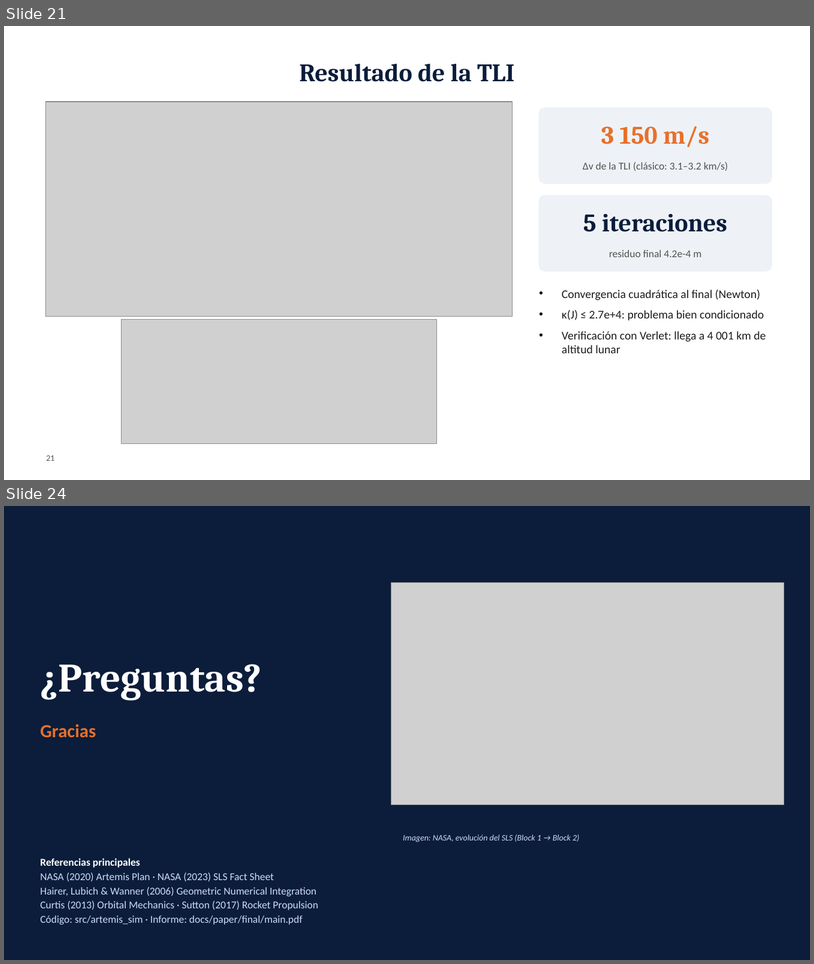
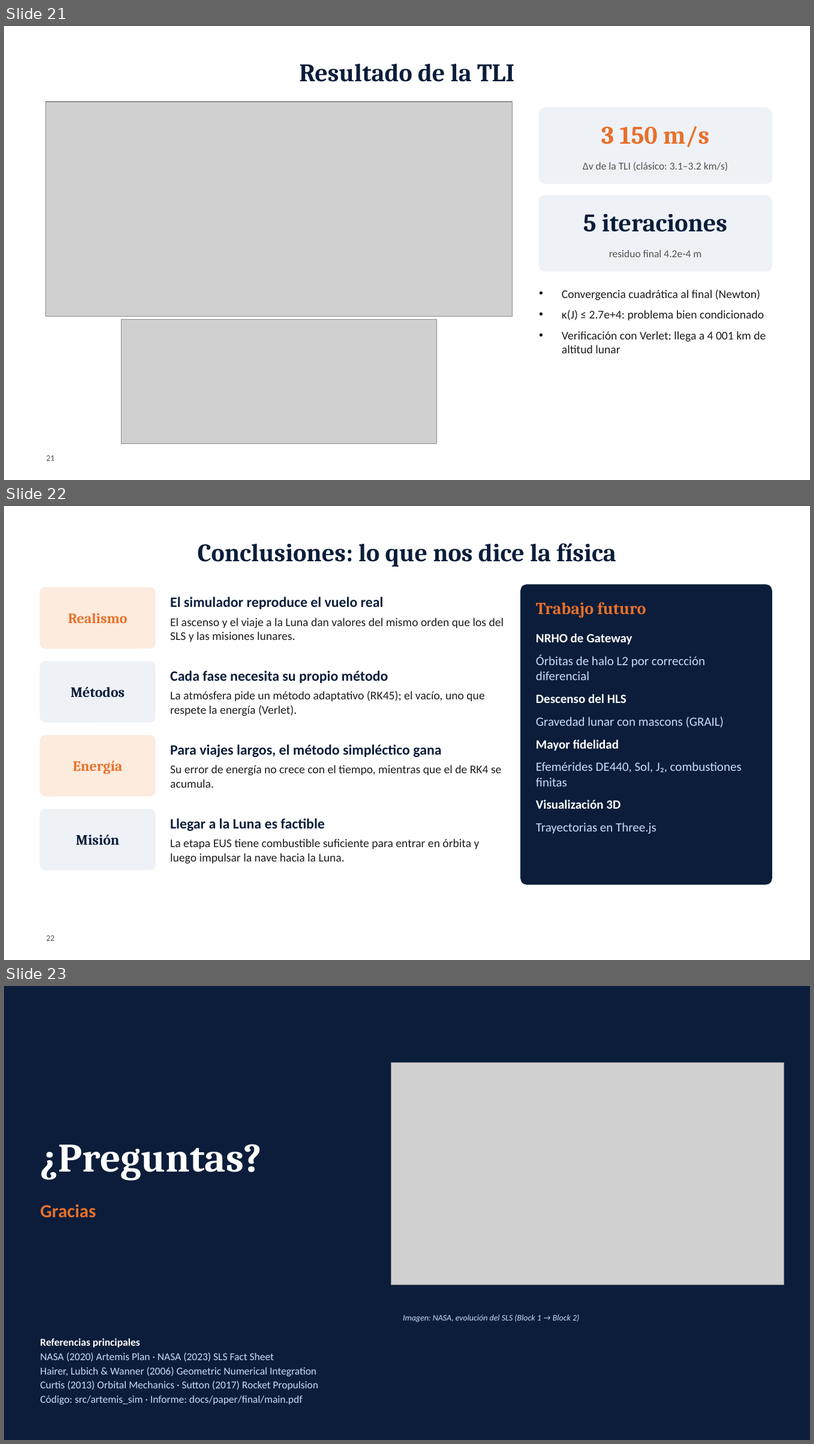
Before and after one commit to Mayday3003/ArtemisIV-flight-dynamics, a slide deck: docs/presentation/Artemis_IV_UdeM.pptx. Shown one above the other, each under a label of ours: slides 21 and 24 before the commit, slides 21, 22 and 23 after it; the slides between them are not shown. The pictures are 814x964 and 814x1444 pixels, drawn with LibreOffice and Linux fonts; fonts in the diff are those of the drawing; grey boxes stand for pictures; background and template pictures are left out. Boxes give left, top, right and bottom in pixels: in the first picture for what was removed or moved away, otherwise in the second. Text is boxed around its words. In the diff, an @@ line names an element or a change of style, - is before the commit and + after.

```diff
--- a/docs/presentation/Artemis_IV_UdeM.pptx
+++ b/docs/presentation/Artemis_IV_UdeM.pptx
@@ slide 22 added at [4, 506, 810, 960], background #FFFFFF @@
@@ title added at [198, 543, 617, 567], 30 pt, text #0B1D3A, bold @@
+Conclusiones: lo que nos dice la física
@@ rounded rectangle added at [40, 588, 155, 648], fill #FDEBDD, outline #FDEBDD 1 pt @@
@@ rounded rectangle added at [521, 585, 772, 884], fill #0B1D3A, outline #0B1D3A 1 pt @@
@@ text added at [68, 613, 128, 623], 17 pt, text #E8702A, bold @@
+Realismo
@@ text added at [170, 597, 384, 609], 17 pt, text #0B1D3A, bold @@
+El simulador reproduce el vuelo real
@@ text added at [536, 602, 646, 618], 20 pt, text #E8702A, bold @@
+Trabajo futuro
@@ text added at [170, 618, 504, 642], 14 pt, text #1B1B1F @@
+El ascenso y el viaje a la Luna dan valores del mismo orden que los del SLS y las misiones lunares.
@@ text added at [536, 633, 742, 834], 15 pt, text #CADCFC @@
+NRHO de Gateway
+Órbitas de halo L2 por corrección diferencial
+Descenso del HLS
+Gravedad lunar con mascons (GRAIL)
+Mayor fidelidad
+Efemérides DE440, Sol, J₂, combustiones finitas
+Visualización 3D
+Trayectorias en Three.js
@@ rounded rectangle added at [40, 661, 155, 722], fill #EEF2F7, outline #EEF2F7 1 pt @@
@@ text added at [170, 670, 389, 683], 17 pt, text #0B1D3A, bold @@
+Cada fase necesita su propio método
@@ text added at [71, 687, 125, 697], 17 pt, text #0B1D3A, bold @@
+Métodos
@@ text added at [170, 691, 485, 716], 14 pt, text #1B1B1F @@
+La atmósfera pide un método adaptativo (RK45); el vacío, uno que respete la energía (Verlet).
@@ rounded rectangle added at [40, 735, 155, 796], fill #FDEBDD, outline #FDEBDD 1 pt @@
@@ text added at [170, 744, 441, 757], 17 pt, text #0B1D3A, bold @@
+Para viajes largos, el método simpléctico gana
@@ text added at [73, 760, 123, 774], 17 pt, text #E8702A, bold @@
+Energía
@@ text added at [170, 765, 501, 787], 14 pt, text #1B1B1F @@
+Su error de energía no crece con el tiempo, mientras que el de RK4 se acumula.
@@ rounded rectangle added at [40, 809, 155, 870], fill #EEF2F7, outline #EEF2F7 1 pt @@
@@ text added at [170, 818, 324, 831], 17 pt, text #0B1D3A, bold @@
+Llegar a la Luna es factible
@@ text added at [76, 834, 119, 844], 17 pt, text #0B1D3A, bold @@
+Misión
@@ text added at [170, 838, 480, 864], 14 pt, text #1B1B1F @@
+La etapa EUS tiene combustible suficiente para entrar en órbita y luego impulsar la nave hacia la Luna.
@@ page number added at [46, 935, 54, 940], 10 pt, text #52514E @@
+22
@@ what was slide 24 is now slide 23 @@
```
Also in this commit, not shown: 5 slides changed, 2 slides removed, 2 other files.
